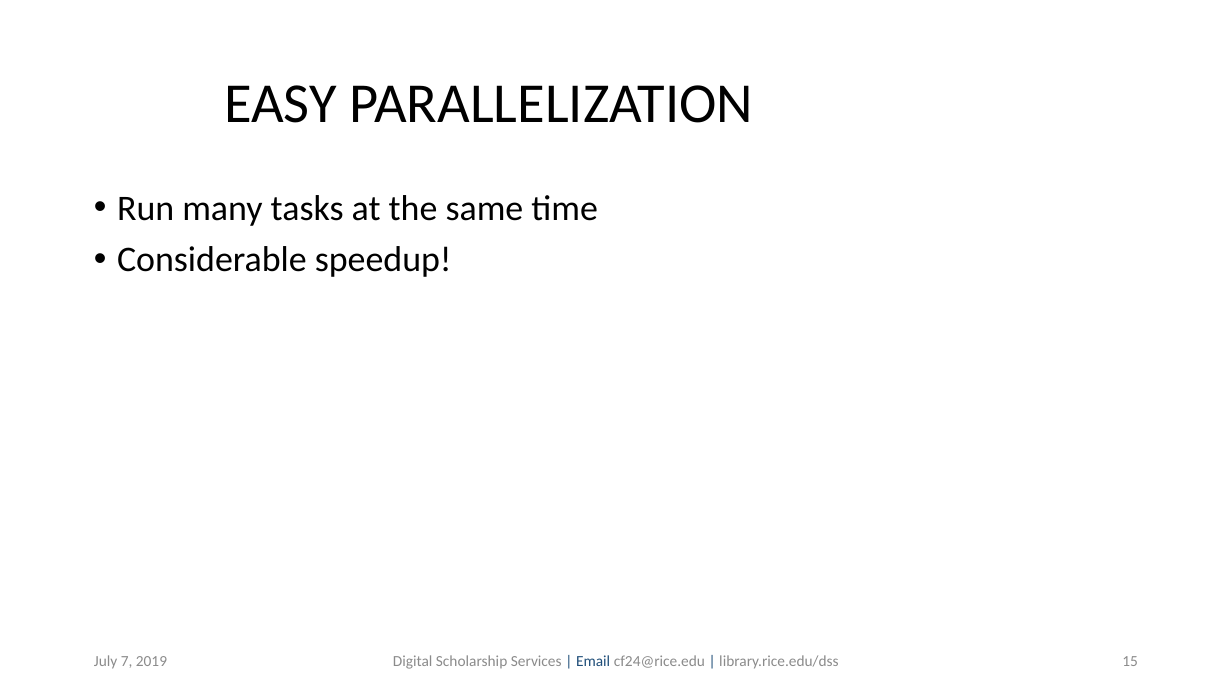
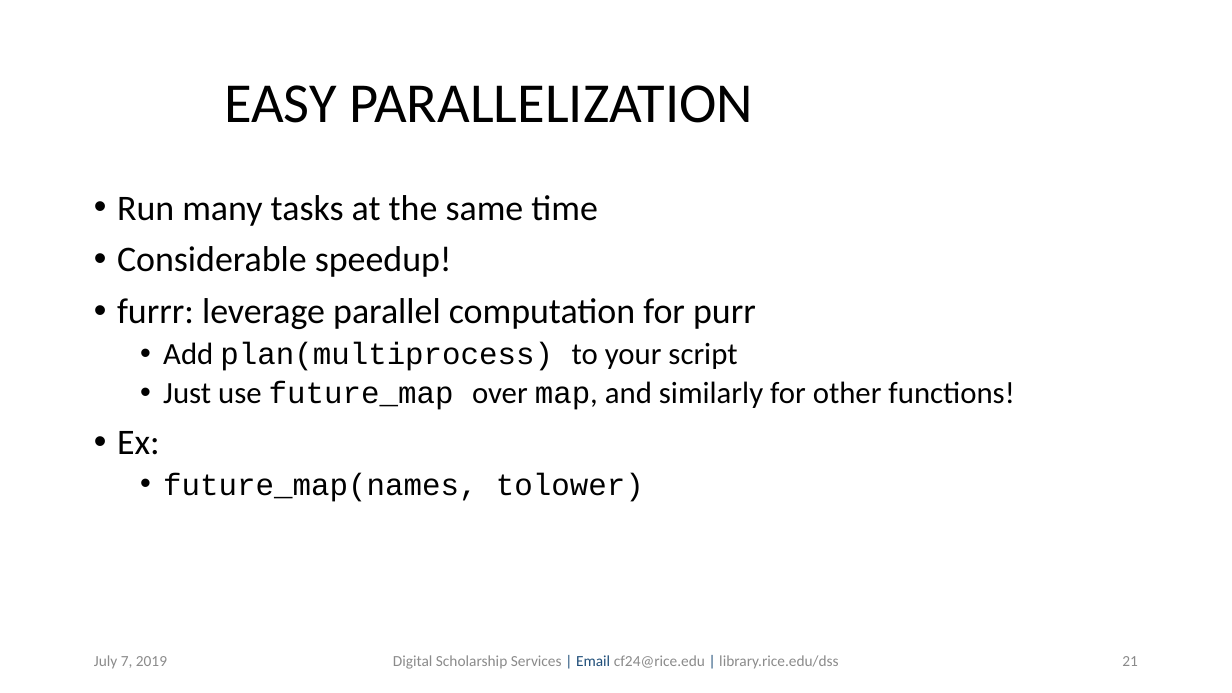
Before and after one commit to bakitybacon/rice-data-and-donuts, a slide deck: slide 21 of Rviz/R Visualization and Data Manipulation.pptx (slide 15 before the commit). Drawn at 1232x693 pixels with LibreOffice and Linux fonts; fonts in the diff are those of the drawing; background and template pictures are left out. Boxes give left, top, right and bottom in pixels: in the first picture for what was removed or moved away, otherwise in the second. Text is boxed around its words. In the diff, an @@ line names an element or a change of style, - is before the commit and + after.

```diff
--- a/Rviz/R Visualization and Data Manipulation.pptx
+++ b/Rviz/R Visualization and Data Manipulation.pptx
@@ text at [117,298,1014,502]: paragraphs added @@
+• furrr: leverage parallel computation for purr
+  • Add plan(multiprocess) to your script
+  • Just use future_map over map, and similarly for other functions!
+• Ex:
+  • future_map(names, tolower)
@@ page number at [1122,656,1138,666]: text changed @@
-15
+21
```
Also in this commit, not shown: 10 other slides changed, 16 slides added, 1 other file.
